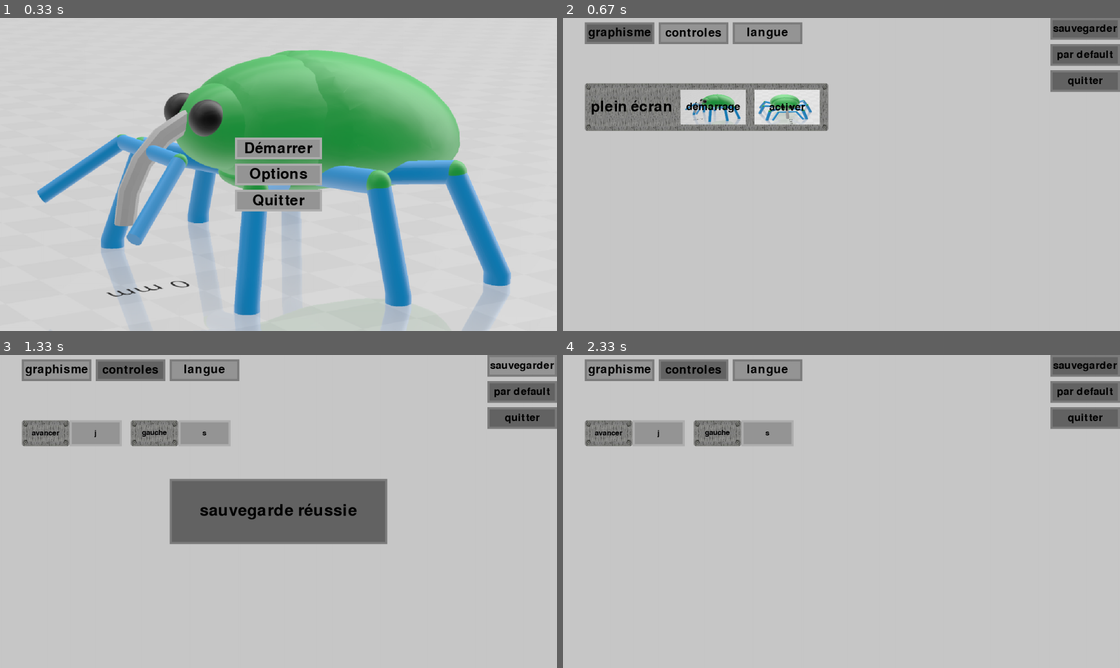
Above: before the commit, frames 1-4 (two rows, left to right).
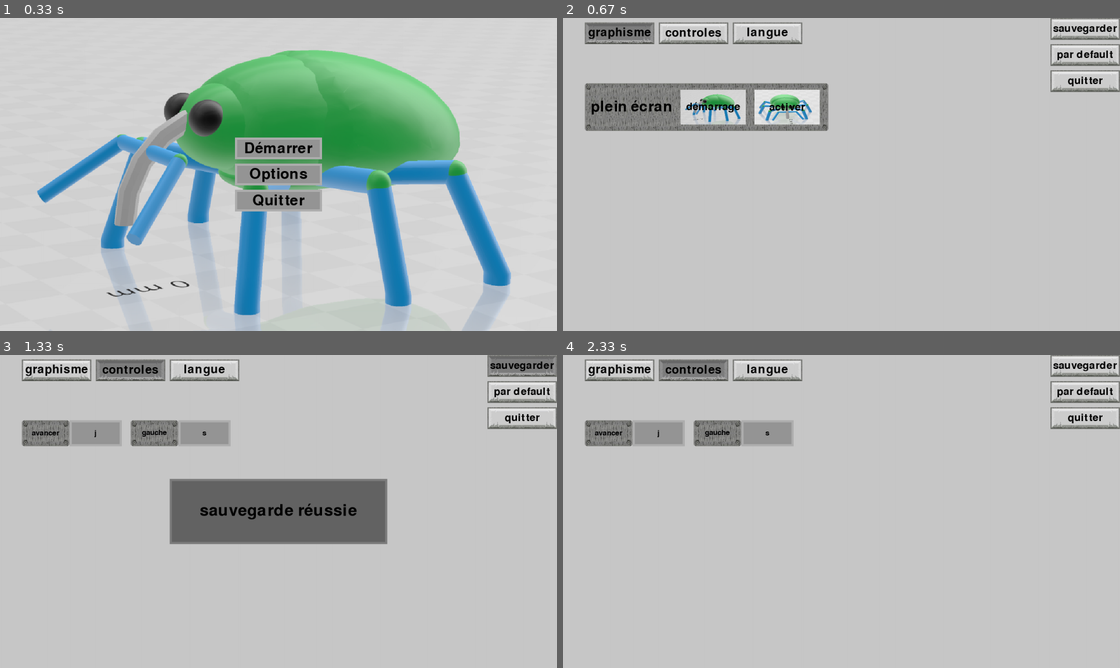
Above: after the commit, the same moments.

Repository: artieur262/Roborancon
Game: pygame game, started from main.py
The game is run twice, just before and just after one commit, with the same random seed, the same clock (stepped at 60 frames per second) and the same inputs.
Inputs (mouse positions are in pixels of both pictures, inside the frame that each line leads up to):
- Up to frame 1 (0.33 s): no input
- Up to frame 2 (0.67 s): click (841, 174) at 0.38 s
- Up to frame 3 (1.33 s): press the mouse at (128, 370) at 0.7 s; move the mouse to (222, 473) at 0.8 s; release the mouse at (323, 577) at 0.93 s; press the mouse at (523, 364) at 1.03 s; move the mouse to (445, 414) at 1.13 s; release the mouse at (367, 467) at 1.27 s
- Up to frame 4 (2.33 s): press the mouse at (1086, 417) at 1.37 s; move the mouse to (858, 430) at 1.47 s; release the mouse at (629, 442) at 1.6 s; click (657, 433) at 1.72 s; press the mouse at (774, 567) at 2.03 s; move the mouse to (702, 583) at 2.13 s; release the mouse at (629, 599) at 2.27 s

Frame 1 is identical in both runs. In frame 2, 3.8% of the frame differs, in the area x 3-100%, y 0-24%; in frame 3, 3.2%; in frame 4, 3.8%.

Commit message:
implamataion des des nouvelles textures trop belle

Diff:
--- a/menu/menu_option.py
+++ b/menu/menu_option.py
@@ -566,8 +566,7 @@
             Bouton(
                 (0, 0),
                 [
-                    assembleur.cadre(taille_onget, (125, 125, 125), couleur, 5)
-                    for couleur in ((150, 150, 150), (200, 200, 200), (100, 100, 100))
+                    assembleur.bouton2(160,i) for i in (1,3,2)
                 ],
                 (taille_onget),
                 data,
@@ -613,8 +612,7 @@
             (
                 "all",
                 [
-                    assembleur.cadre((160, 50), (125, 125, 125), i, 5)
-                    for i in ((100, 100, 100), (150, 150, 150))
+                    assembleur.bouton2(160,i) for i in (1,2)
                 ],
                 (0, 0),
                 [160, 50],
@@ -626,8 +624,7 @@
             (
                 "all",
                 [
-                    assembleur.cadre((160, 50), (125, 125, 125), couleur, 5)
-                    for couleur in ((100, 100, 100), (150, 150, 150))
+                    assembleur.bouton2(160,i) for i in (1,2)
                 ],
                 [0, 50],
                 (160, 50),
@@ -639,8 +636,7 @@
             (
                 "all",
                 [
-                    assembleur.cadre((160, 50), (125, 125, 125), couleur, 5)
-                    for couleur in ((100, 100, 100), (150, 150, 150))
+                    assembleur.bouton2(160,i) for i in (1,2)
                 ],
                 [0, 100],
                 (160, 50),
--- a/textures/assembleur.py
+++ b/textures/assembleur.py
@@ -113,10 +113,13 @@
 def bouton2(longueur: int, variante: int = 1):
     """crée un bouton avec des motif en fonction de la longueur
     args:
-        longueur (int) : est la longueur du bouton-100
+        longueur (int) : est la longueur du bouton
         variante (int) : est la variante du bouton variant de 1 à 3
 
     """
+    longueur = longueur - 100
+    if longueur < 0:
+        longueur = 0
     texture = gener_texture((longueur + 100, 50), (0, 0, 0, 0))
     texture.blit(
         pygame.image.load(f"textures/bouton/bouton2/bord2.1_V{variante}.png"), (0, 0)
@@ -131,6 +134,7 @@
         pygame.image.load(f"textures/bouton/bouton2/bord2.2_V{variante}.png"),
         (50 + longueur, 0),
     )
+    return texture
 
 
 def cadre(
